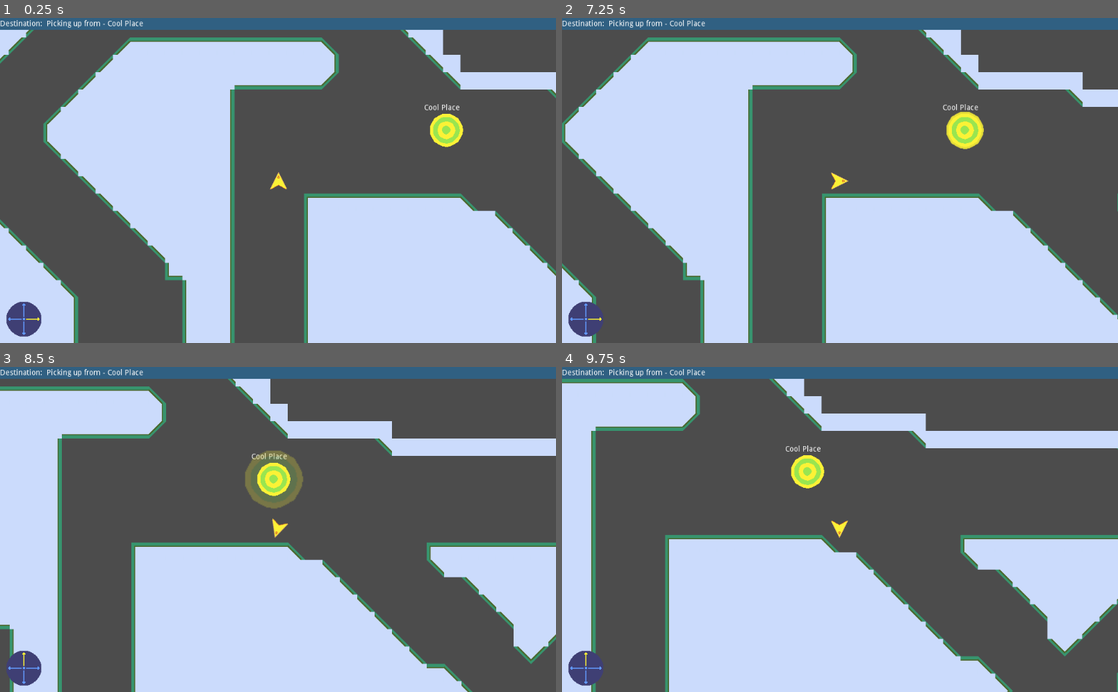
Above: before the commit, frames 1-4 (two rows, left to right).
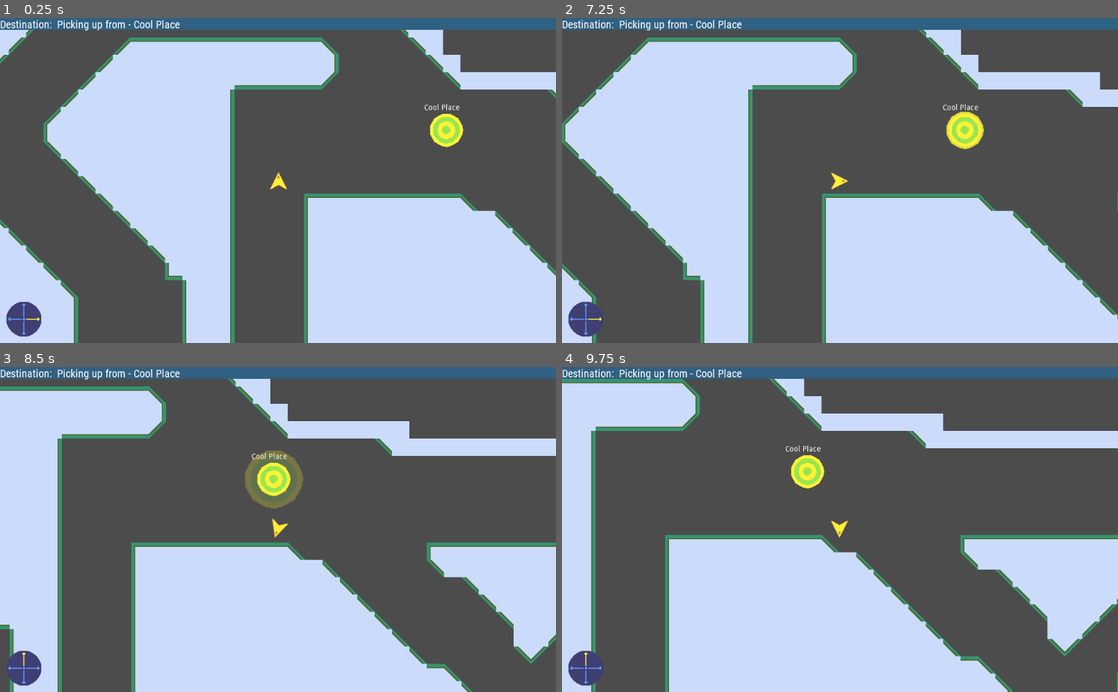
Above: after the commit, the same moments.

Repository: broquaint/comrade-cabbie
Game: Godot game, scene res://Root.tscn
The game is run twice, just before and just after one commit, with the same random seed, the same clock (stepped at 60 frames per second) and the same inputs.
Inputs:
- Up to frame 1 (0.25 s): no input
- Up to frame 2 (7.25 s): tap Enter at 0.5 s; hold Right (move_right) 0.53-1.28 s; hold Left (move_left) 1.28-2.03 s; hold Right (move_right) 2.03-2.78 s; hold Up (move_up) 2.78-3.53 s; hold Left (move_left) 3.53-5.78 s; hold Right (move_right) 5.78-6.53 s; hold Up (move_up) from 6.53 s (still down)
- Up to frame 3 (8.5 s): release Up (move_up) at 7.28 s; hold Right (move_right) 7.28-8.03 s; hold Left (move_left) from 8.03 s (still down)
- Up to frame 4 (9.75 s): release Left (move_left) at 9.53 s; hold Up (move_up) from 9.53 s (still down)

The runs differ from the first frame. In frame 1, 0.5% of the frame differs, in the area x 0-33%, y 0-4%; in frame 2, 0.6%; in frame 3, 0.6%; in frame 4, 0.6%, in the area x 0-69%, y 0-20%.

Commit message:
Add notification for where to go for drop off
More fun with animations.

Diff:
--- /dev/null
+++ b/DestFlashControl.gd
@@ -0,0 +1,6 @@
+extends Control
+
+func on_new_pickup(point: DropoffPoint):
+	print('flashing - ' + 'Drop me off at ' + point.point_name)
+	get_parent().get_node('AnimationPlayer').play("DestFlash")
+	$DestFlashText.bbcode_text = 'Drop me off at [b]' + point.point_name + '[/b]'
--- a/Dropoff Point.tscn
+++ b/Dropoff Point.tscn
@@ -73,7 +73,6 @@
 polygon = PoolVector2Array( -8.3215, -29.6314, -21.3127, -22.8679, -29.5495, -8.33643, -29.7747, 7.64565, -21.2239, 22.2533, -3.83713, 30.5192, 3.28857, 30.7329, 19.749, 22.6809, 29.7962, 7.14684, 30.0812, -7.95966, 20.6753, -22.8524, 7.35022, -29.8356 )
 
 [node name="Point Pulse" type="Sprite" parent="."]
-modulate = Color( 1, 1, 1, 0.445782 )
 texture = ExtResource( 1 )
 
 [node name="Point Target" type="Sprite" parent="."]
--- a/HUD.tscn
+++ b/HUD.tscn
@@ -11,18 +11,73 @@
 [ext_resource path="res://assets/compass pickup north.png" type="Texture" id=9]
 [ext_resource path="res://assets/compass dropoff east.png" type="Texture" id=10]
 [ext_resource path="res://assets/compass pickup south.png" type="Texture" id=11]
+[ext_resource path="res://DestFlashControl.gd" type="Script" id=12]
+
+[sub_resource type="DynamicFontData" id=1]
+font_path = "res://assets/robotocondensed-regular.ttf"
+
+[sub_resource type="DynamicFont" id=2]
+size = 20
+font_data = SubResource( 1 )
+
+[sub_resource type="Theme" id=3]
+default_font = SubResource( 2 )
+
+[sub_resource type="DynamicFontData" id=8]
+font_path = "res://assets/robotocondensed-bold.ttf"
+
+[sub_resource type="DynamicFont" id=9]
+size = 24
+font_data = SubResource( 8 )
+
+[sub_resource type="DynamicFontData" id=10]
+font_path = "res://assets/robotocondensed-italic.ttf"
+
+[sub_resource type="DynamicFont" id=11]
+size = 24
+font_data = SubResource( 10 )
+
+[sub_resource type="DynamicFontData" id=4]
+font_path = "res://assets/robotocondensed-regular.ttf"
+
+[sub_resource type="DynamicFont" id=5]
+size = 24
+font_data = SubResource( 4 )
+
+[sub_resource type="Theme" id=6]
+default_font = SubResource( 5 )
+RichTextLabel/colors/default_color = Color( 0.415686, 0.745098, 0.188235, 1 )
+RichTextLabel/fonts/bold_font = SubResource( 9 )
+RichTextLabel/fonts/italics_font = SubResource( 11 )
+
+[sub_resource type="Animation" id=7]
+resource_name = "DestFlash"
+length = 5.0
+tracks/0/type = "value"
+tracks/0/path = NodePath("DestFlashControl:rect_position")
+tracks/0/interp = 1
+tracks/0/loop_wrap = true
+tracks/0/imported = false
+tracks/0/enabled = true
+tracks/0/keys = {
+"times": PoolRealArray( 0, 1.1, 4, 4.9 ),
+"transitions": PoolRealArray( 1, 0.329877, 1, 0.233258 ),
+"update": 0,
+"values": [ Vector2( -470, 146 ), Vector2( 250, 146 ), Vector2( 250, 146 ), Vector2( 1025, 146 ) ]
+}
 
 [node name="HUD" type="CanvasLayer"]
-
-[node name="ColorRect" type="ColorRect" parent="."]
-margin_right = 1024.0
-margin_bottom = 22.0
-color = Color( 0.188235, 0.376471, 0.509804, 1 )
 
 [node name="Control" type="Control" parent="."]
 margin_right = 40.0
 margin_bottom = 40.0
+theme = SubResource( 3 )
 script = ExtResource( 1 )
+
+[node name="ColorRect" type="ColorRect" parent="Control"]
+margin_right = 1024.0
+margin_bottom = 22.0
+color = Color( 0.188235, 0.376471, 0.509804, 1 )
 
 [node name="Container" type="HBoxContainer" parent="Control"]
 margin_right = 499.0
@@ -32,16 +87,14 @@
 }
 
 [node name="Label" type="Label" parent="Control/Container"]
-margin_top = 4.0
-margin_right = 82.0
-margin_bottom = 18.0
+margin_right = 101.0
+margin_bottom = 24.0
 text = "Destination: "
 
 [node name="Destination" type="Label" parent="Control/Container"]
-margin_left = 86.0
-margin_top = 4.0
-margin_right = 86.0
-margin_bottom = 18.0
+margin_left = 105.0
+margin_right = 117.0
+margin_bottom = 24.0
 text = "…"
 
 [node name="Compass" type="Sprite" parent="."]
@@ -56,3 +109,36 @@
 south_dropoff_tex = ExtResource( 4 )
 east_dropoff_tex = ExtResource( 10 )
 west_dropoff_tex = ExtResource( 3 )
+
+[node name="DestFlashControl" type="Control" parent="."]
+margin_left = -470.0
+margin_top = 146.0
+margin_right = -21.9771
+margin_bottom = 186.0
+script = ExtResource( 12 )
+__meta__ = {
+"_edit_group_": true
+}
+
+[node name="ColorRect" type="ColorRect" parent="DestFlashControl"]
+margin_left = -1.0
+margin_top = 1.0
+margin_right = 450.0
+margin_bottom = 39.0
+color = Color( 0.34902, 0.337255, 0.321569, 0.784314 )
+
+[node name="DestFlashText" type="RichTextLabel" parent="DestFlashControl"]
+margin_left = 7.91034
+margin_top = 4.30344
+margin_right = 459.91
+margin_bottom = 43.3034
+theme = SubResource( 6 )
+bbcode_enabled = true
+bbcode_text = "Lorem ipsum"
+text = "Lorem ipsum"
+
+[node name="AnimationPlayer" type="AnimationPlayer" parent="."]
+anims/DestFlash = SubResource( 7 )
+__meta__ = {
+"_editor_description_": ""
+}
--- a/Home Asteroid.tscn
+++ b/Home Asteroid.tscn
@@ -313,7 +313,7 @@
 tile_set = SubResource( 11 )
 cell_size = Vector2( 32, 32 )
 format = 1
-tile_data = PoolIntArray( 1179697, 536870921, 0, 1179698, 53 …(1983 unchanged characters)… 9, 0, 1638477, 9, 0, 1638478, 9, 0, 1638568, 9, 0, 1638569, 9, 0, 1638570, 9, 0, 1638571, 6, 0, 1638580, 8, 0, 1638581, 9, 0, 1638582, 9, 0, 1638583, 9, 0, 1703977, 536870921, 0, 1703978, 6, 0, 1703986, 5, 0, 1703987, 536870921, 0, 1703988, 9, 0, 1703989, 9, 0, 1703990, 9, 0, 1703991, 9, 0, 1703992, 9, 0, 1703993, 9, 0, 1703994, 9, 0, 1703995, 3, 0, 1704014, 8, 0, 1704015, 9, 0, 1704016, 9, 0, 1704017, 9, 0, 1704018, 9, 0, 1704019, 9, 0, 1704020, 9, 0, 1704021, 9, 0, 1704022, 9, 0, 1704023, 9, 0, 1704024, 9, 0, 1704025, 9, 0, 1704026, 9, 0, 1704103, 9, 0, 1704104, 6, 0, 17 …(200703 unchanged characters)…
+tile_data = PoolIntArray( 1179697, 536870921, 0, 1179698, 53 …(1983 unchanged characters)… 9, 0, 1638477, 9, 0, 1638478, 9, 0, 1638479, 9, 0, 1638568, 9, 0, 1638569, 9, 0, 1638570, 9, 0, 1638571, 6, 0, 1638580, 8, 0, 1638581, 9, 0, 1638582, 9, 0, 1638583, 9, 0, 1703977, 536870921, 0, 1703978, 6, 0, 1703986, 5, 0, 1703987, 536870921, 0, 1703988, 9, 0, 1703989, 9, 0, 1703990, 9, 0, 1703991, 9, 0, 1703992, 9, 0, 1703993, 9, 0, 1703994, 9, 0, 1703995, 3, 0, 1704014, 8, 0, 1704015, 9, 0, 1704016, 9, 0, 1704017, 9, 0, 1704018, 9, 0, 1704019, 9, 0, 1704020, 9, 0, 1704021, 9, 0, 1704022, 9, 0, 1704023, 9, 0, 1704024, 9, 0, 1704025, 9, 0, 1704026, 9, 0, 1704027, 9, 0, 1704103, 9, 0, 1704104, 6, 0, 17 …(200703 unchanged characters)…
 
 [node name="Sprite" type="Sprite" parent="."]
 visible = false
--- a/Root.gd
+++ b/Root.gd
@@ -13,6 +13,7 @@
 
 	$Player.connect('picking_up', $HUD/Control, 'on_picking_up')
 	$Player.connect('new_pickup', $HUD/Control, 'on_new_pickup')
+	$Player.connect('new_pickup', $HUD/DestFlashControl, 'on_new_pickup')
 	$Player.connect('new_dropoff', $HUD/Control, 'on_new_dropoff')
 	$Player.connect('compass_update', $HUD/Compass, 'on_compass_update')
 	$Player.set_next_pickup()
Not shown: 1 places in HUD.tscn that only renumber resources
Binary file added: assets/robotocondensed-bold.ttf
Binary file added: assets/robotocondensed-italic.ttf
Binary file added: assets/robotocondensed-regular.ttf
